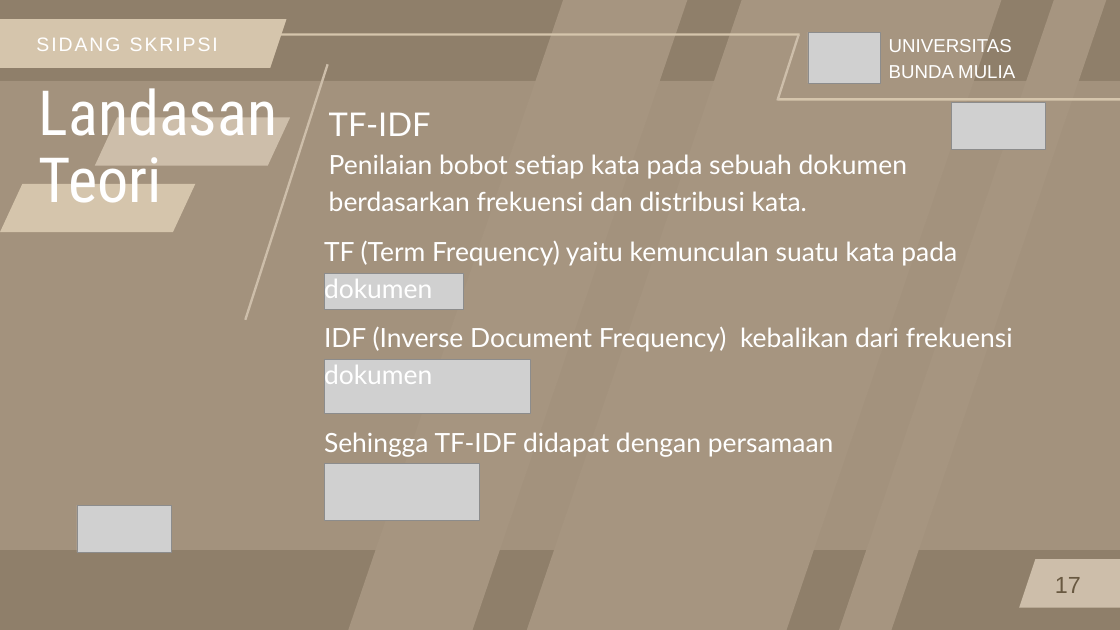
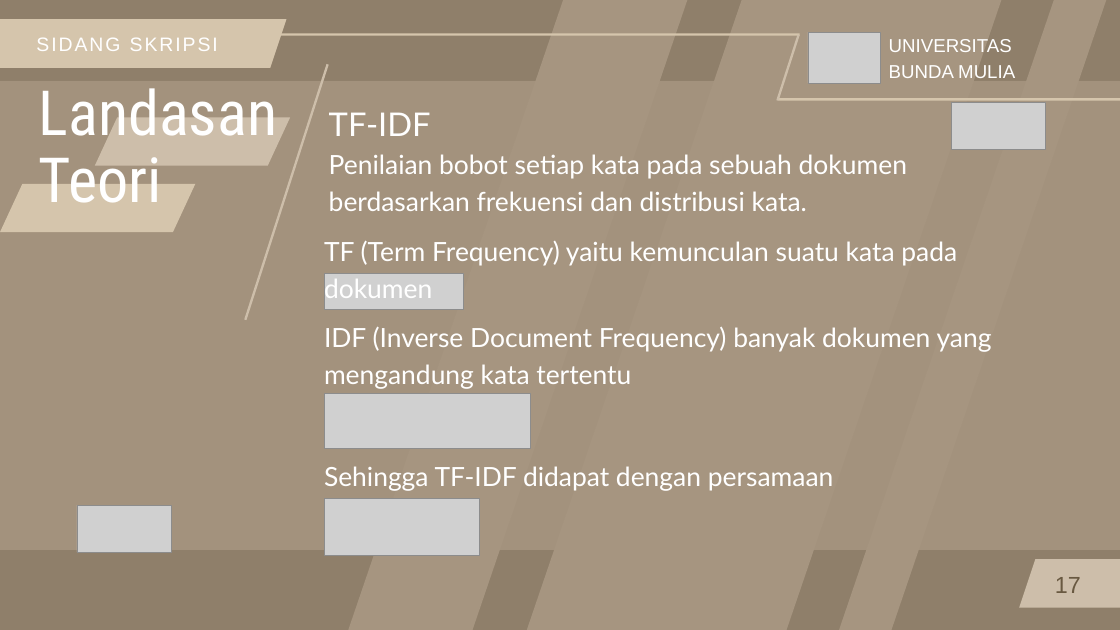
Before and after one commit to FnsAja/Skripsi, a slide deck: slide 17 of Sidang Michael Alfonso.pptx. Drawn at 1120x630 pixels with LibreOffice and Linux fonts; fonts in the diff are those of the drawing; grey boxes stand for pictures. Boxes give left, top, right and bottom in pixels: in the first picture for what was removed or moved away, otherwise in the second. Text is boxed around its words. In the diff, an @@ line names an element or a change of style, - is before the commit and + after.

```diff
--- a/Sidang Michael Alfonso.pptx
+++ b/Sidang Michael Alfonso.pptx
@@ freeform shape at (0, 81, 1120, 550): outline redrawn @@
@@ text at (324, 327, 992, 389): text changed @@
-IDF (Inverse Document Frequency) kebalikan dari frekuensi dokumen
+IDF (Inverse Document Frequency) banyak dokumen yang mengandung kata tertentu
@@ 2 pictures, 1 text: place and size @@
-2 pictures, 1 text at (324, 359, 834, 521)
+2 pictures, 1 text at (324, 394, 834, 555)
```
Also in this commit, not shown: 3 other slides changed, 13 other files.
